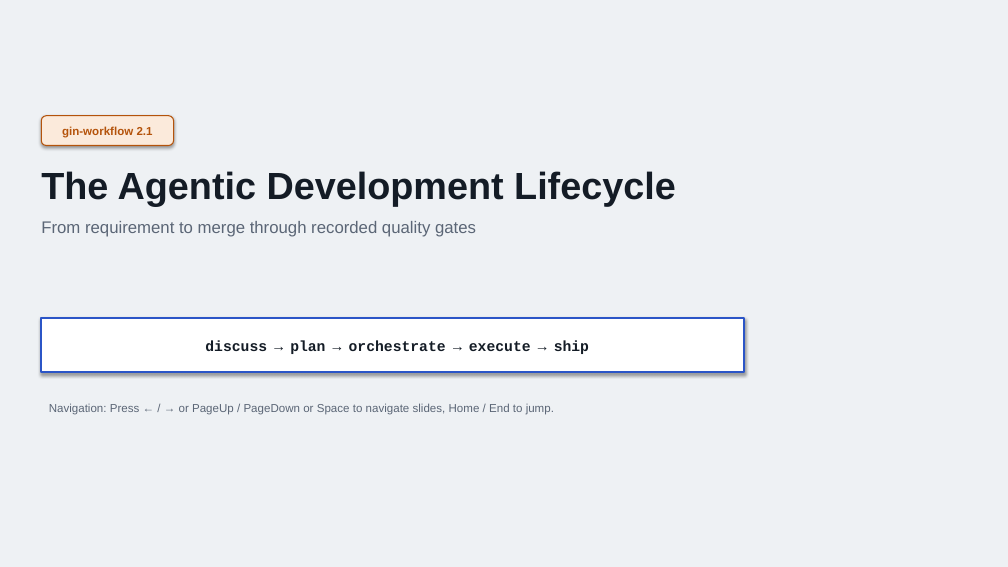
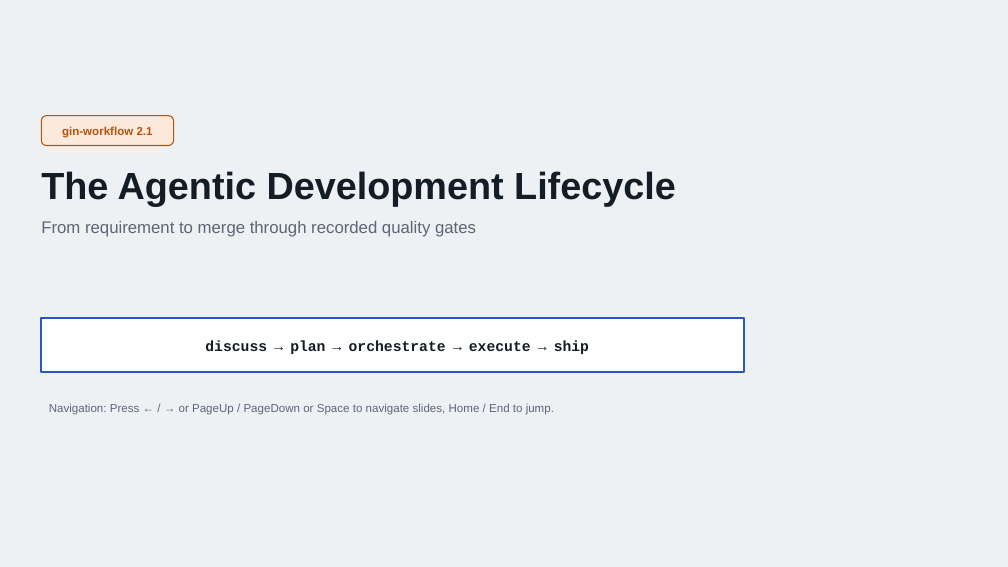
Before and after one commit to giangdhwhtbr/gin-workflow, a slide deck: slide 1 of docs/presentations/adlc.pptx. Drawn at 1008x567 pixels with LibreOffice and Linux fonts; fonts in the diff are those of the drawing. Boxes give left, top, right and bottom in pixels: in the first picture for what was removed or moved away, otherwise in the second. Text is boxed around its words. In the diff, an @@ line names an element or a change of style, - is before the commit and + after.

```diff
--- a/docs/presentations/adlc.pptx
+++ b/docs/presentations/adlc.pptx
@@ rounded rectangle "gin-workflow 2.1" at <box>42,116,174,145</box>: shadow off @@
@@ rectangle "discuss → plan → orchestrate ..." at <box>42,318,745,372</box>: shadow off @@
```
Also in this commit, not shown: 16 other slides changed.
